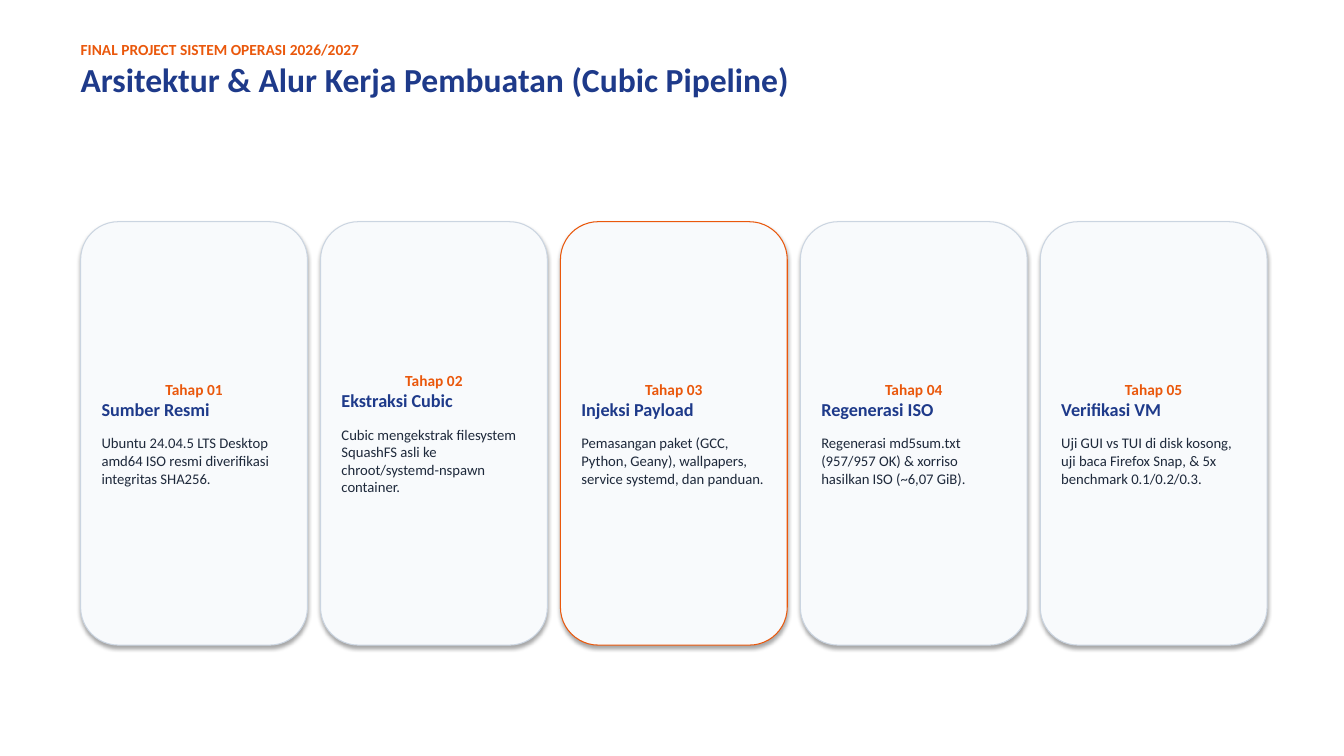
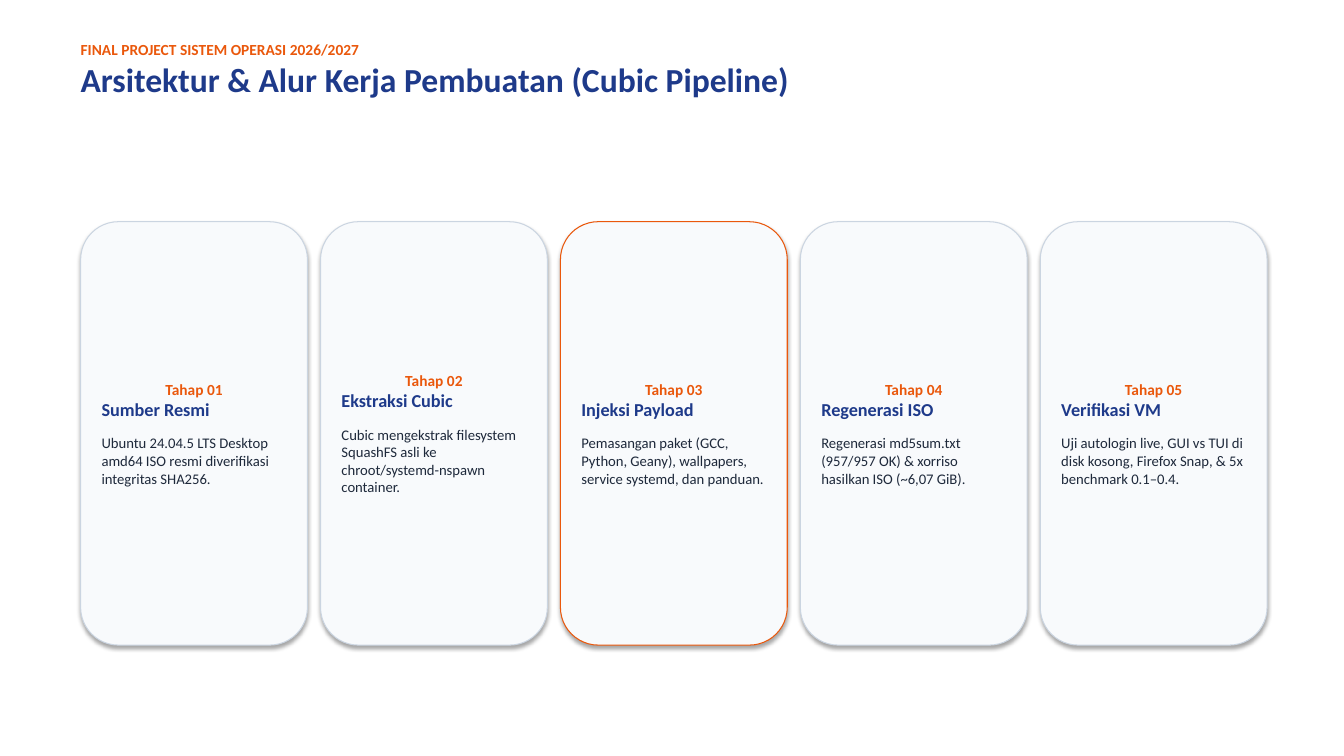
Before and after one commit to luvices/labkita, a slide deck: slide 4 of docs/presentation/labkita-presentation.pptx. Drawn at 1344x756 pixels with LibreOffice and Linux fonts; fonts in the diff are those of the drawing. Boxes give left, top, right and bottom in pixels: in the first picture for what was removed or moved away, otherwise in the second. Text is boxed around its words. In the diff, an @@ line names an element or a change of style, - is before the commit and + after.

```diff
--- a/docs/presentation/labkita-presentation.pptx
+++ b/docs/presentation/labkita-presentation.pptx
@@ text in rounded rectangle at box(1061, 437, 1243, 484): text changed @@
-Uji GUI vs TUI di disk kosong, uji baca Firefox Snap, & 5x benchmark 0.1/0.2/0.3.
+Uji autologin live, GUI vs TUI di disk kosong, Firefox Snap, & 5x benchmark 0.1–0.4.
```
Also in this commit, not shown: 10 other slides changed, 4 other files.
